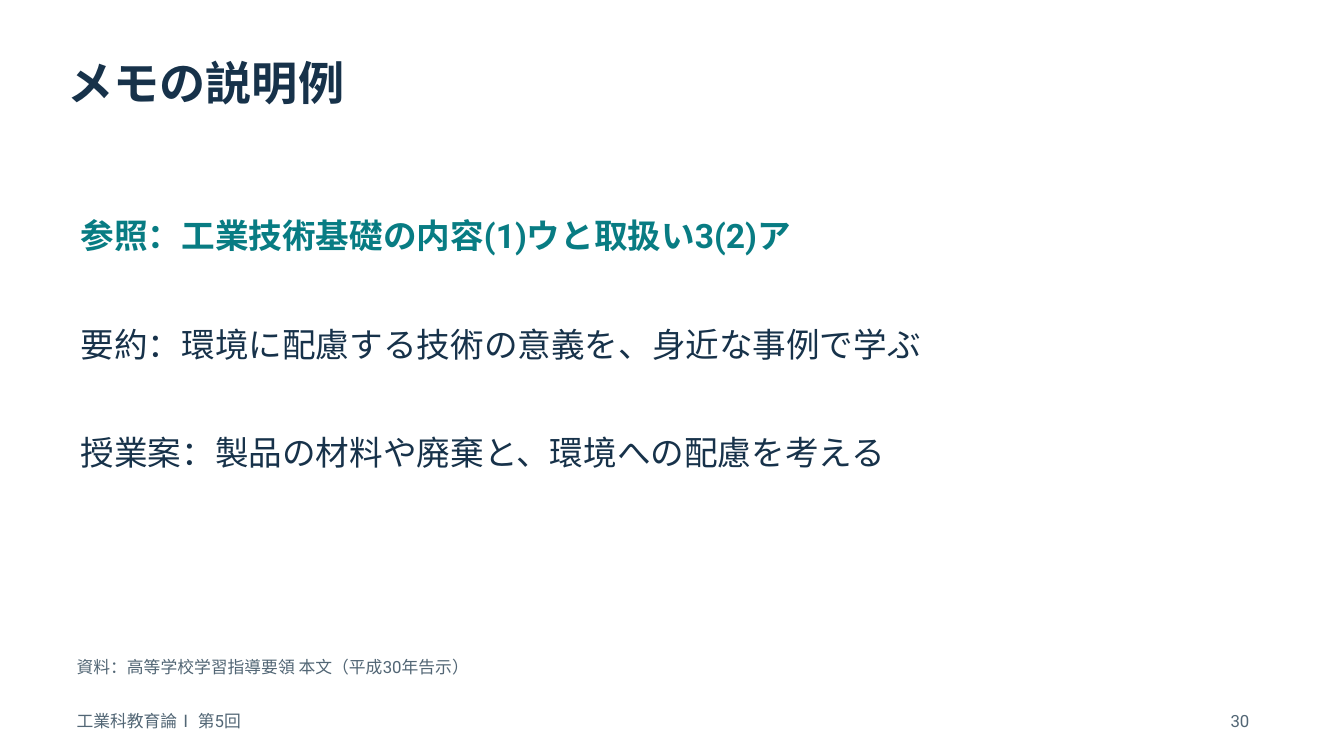
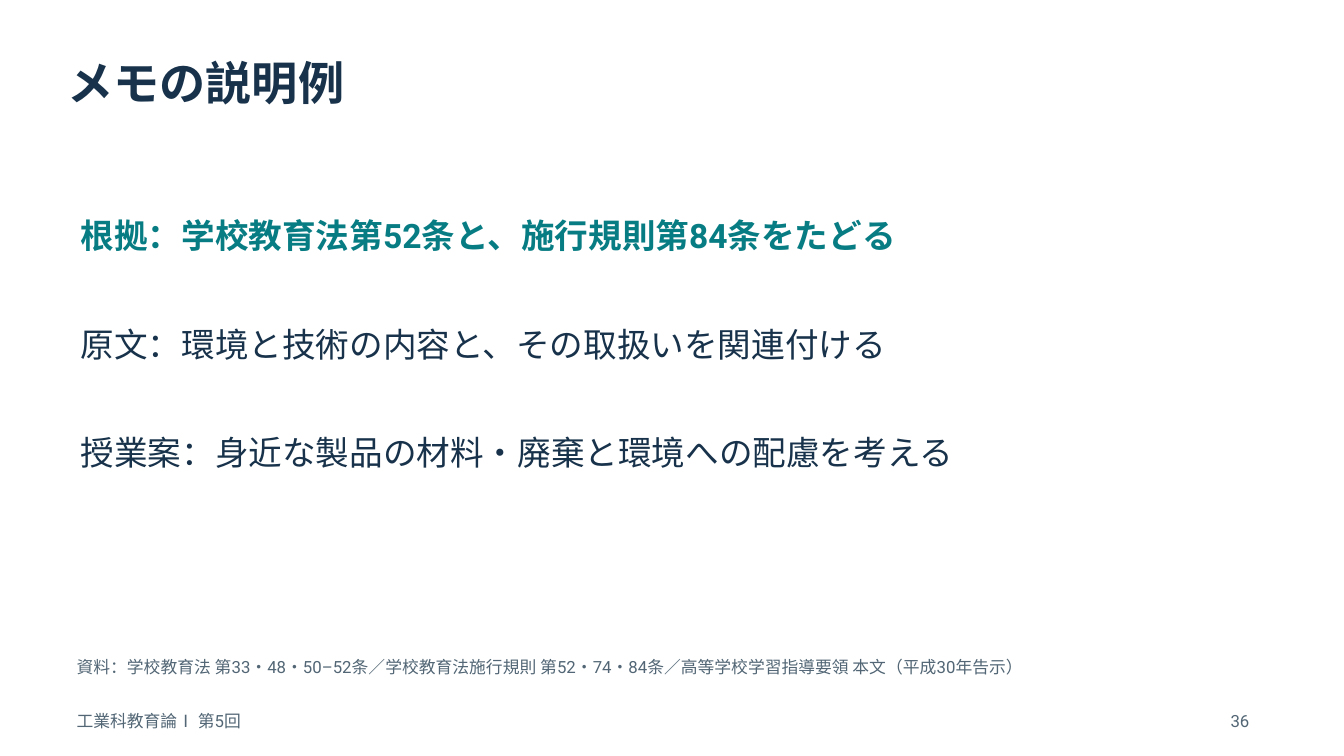
Before and after one commit to zooc-14calbp/industrial-education-i, a slide deck: slide 36 of lessons/05/slides.pptx (slide 30 before the commit). Drawn at 1344x756 pixels with LibreOffice and Linux fonts; fonts in the diff are those of the drawing. Boxes give left, top, right and bottom in pixels: in the first picture for what was removed or moved away, otherwise in the second. Text is boxed around its words. In the diff, an @@ line names an element or a change of style, - is before the commit and + after.

```diff
--- a/lessons/05/slides.pptx
+++ b/lessons/05/slides.pptx
@@ text at (81, 219, 896, 251): text changed @@
-参照：工業技術基礎の内容(1)ウと取扱い3(2)ア
+根拠：学校教育法第52条と、施行規則第84条をたどる
@@ text at (81, 328, 886, 360): text changed @@
-要約：環境に配慮する技術の意義を、身近な事例で学ぶ
+原文：環境と技術の内容と、その取扱いを関連付ける
@@ text at (81, 436, 954, 468): text changed @@
-授業案：製品の材料や廃棄と、環境への配慮を考える
+授業案：身近な製品の材料・廃棄と環境への配慮を考える
@@ text at (77, 659, 1022, 675): text changed @@
-資料：高等学校学習指導要領 本文（平成30年告示）
+資料：学校教育法 第33・48・50–52条／学校教育法施行規則 第52・74・84条／高等学校学習指導要領 本文（平成30年告示）
@@ text at (1231, 715, 1250, 727): text changed @@
-30
+36
```
Also in this commit, not shown: 30 other slides changed, 6 slides added, 6 other files.
